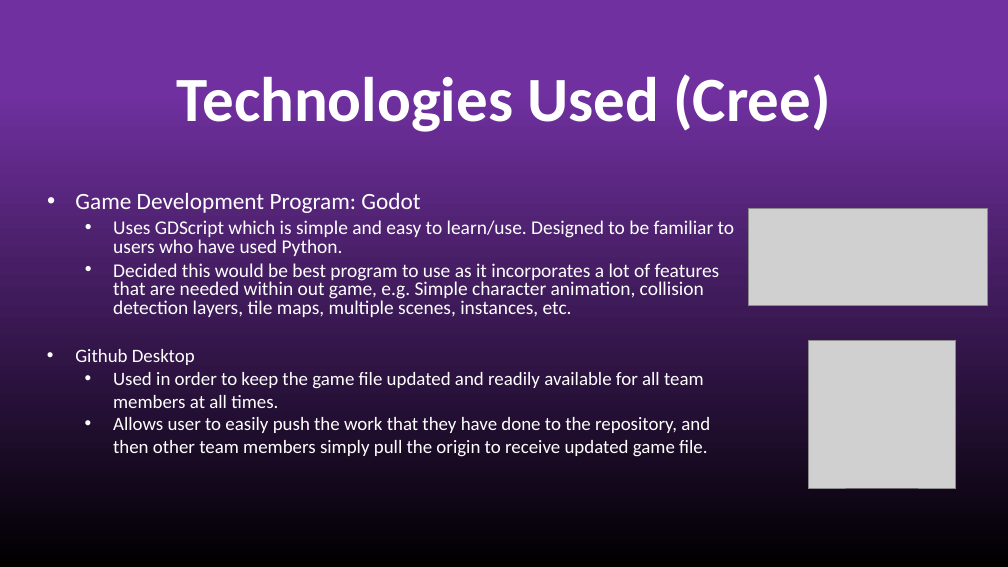
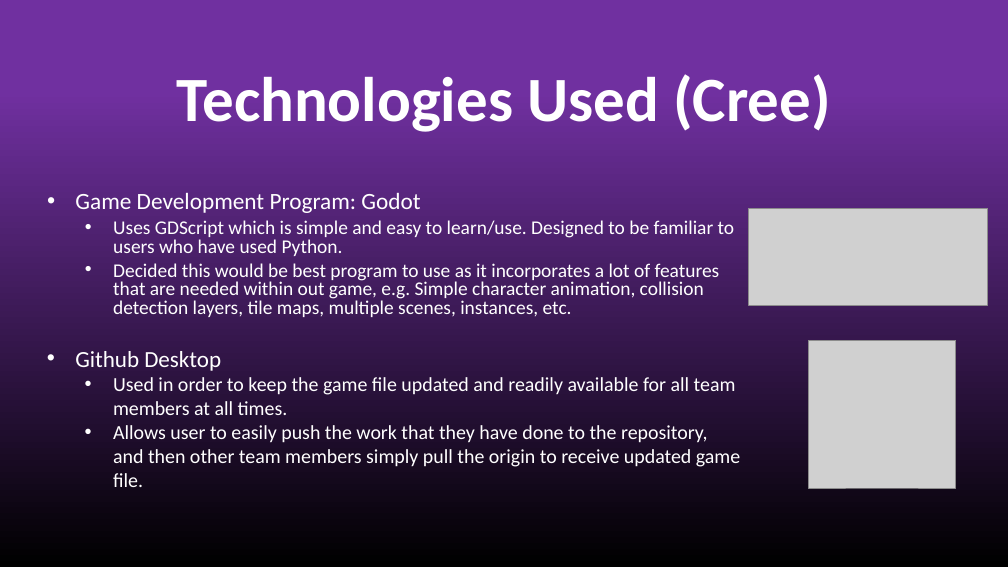
Before and after one commit to shanem1996/Plague_Panic, a slide deck: slide 4 of MIDPOINT PRESENTATION/MidPoint Presentation.pptx. Drawn at 1008x567 pixels with LibreOffice and Linux fonts; fonts in the diff are those of the drawing; grey boxes stand for pictures. Boxes give left, top, right and bottom in pixels: in the first picture for what was removed or moved away, otherwise in the second. Text is boxed around its words. In the diff, an @@ line names an element or a change of style, - is before the commit and + after.

```diff
--- a/MIDPOINT PRESENTATION/MidPoint Presentation.pptx
+++ b/MIDPOINT PRESENTATION/MidPoint Presentation.pptx
@@ text "Github Desktop" at <box>75,351,740,487</box>: size 18 to 22 pt in "Github Desktop"; size 18 to 19 pt @@
```
